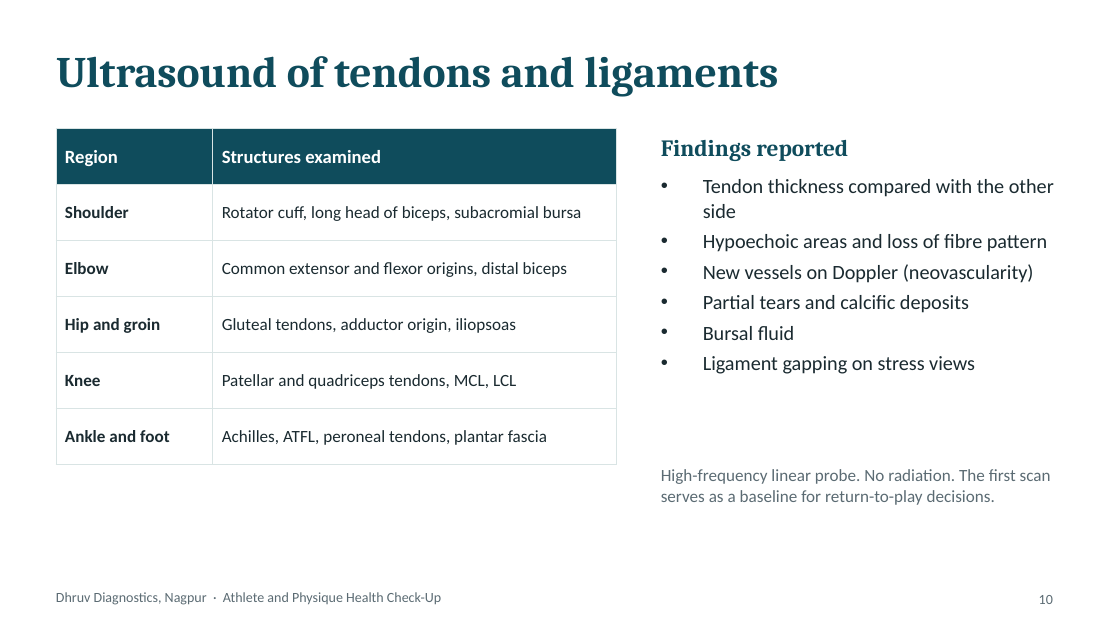
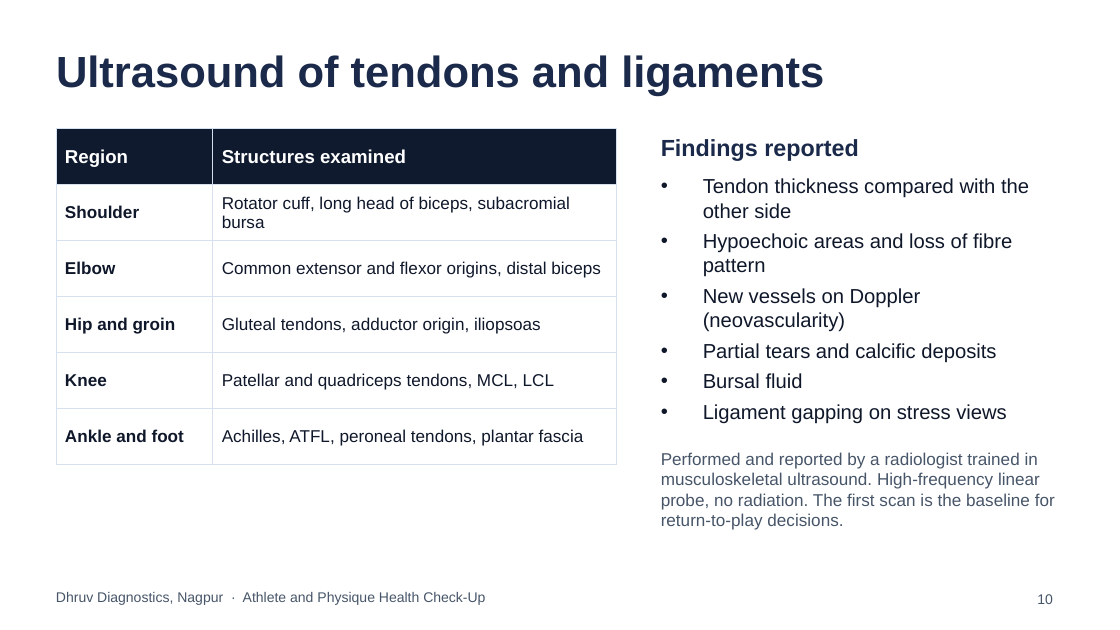
Before and after one commit to Ani6/BlisteringBlockchain, a slide deck: slide 10 of dhruv-athlete-healthcheck/Dhruv_Athlete_Physique_HealthCheck_Deck.pptx. Drawn at 1120x630 pixels with LibreOffice and Linux fonts; fonts in the diff are those of the drawing. Boxes give left, top, right and bottom in pixels: in the first picture for what was removed or moved away, otherwise in the second. Text is boxed around its words. In the diff, an @@ line names an element or a change of style, - is before the commit and + after.

```diff
--- a/dhruv-athlete-healthcheck/Dhruv_Athlete_Physique_HealthCheck_Deck.pptx
+++ b/dhruv-athlete-healthcheck/Dhruv_Athlete_Physique_HealthCheck_Deck.pptx
@@ title "Ultrasound of tendons and ligaments" at box(56, 55, 824, 96): font Cambria to Arial, text colour #0F4C5C to #1B2A4A @@
@@ table at box(56, 129, 616, 450) @@
@@ fill #0F4C5C to #0F1A2E in row 1 @@
@@ font Calibri to Arial, text colour #1A2A30 to #0F172A @@
@@ borders changed @@
@@ text "Findings reported" at box(661, 139, 859, 161): font Cambria to Arial, text colour #0F4C5C to #1B2A4A @@
@@ text "Tendon thickness compared with the ..." at box(703, 178, 1029, 424): font Calibri to Arial, text colour #1A2A30 to #0F172A @@
@@ text at box(661, 452, 1055, 530): text changed; font Calibri to Arial; text colour #5B6B73 to #475569 @@
-High-frequency linear probe. No radiation. The first scan serves as a baseline for return-to-play decisions.
+Performed and reported by a radiologist trained in musculoskeletal ultrasound. High-frequency linear probe, no radiation. The first scan is the baseline for return-to-play decisions.
@@ text "Dhruv Diagnostics, Nagpur · Athlete ..." at box(56, 592, 485, 605): font Calibri to Arial, text colour #5B6B73 to #475569 @@
@@ page number at box(1037, 594, 1053, 604): font Calibri to Arial, text colour #5B6B73 to #475569 @@
```
Also in this commit, not shown: 14 other slides changed, 1 slide added, 1 slide removed, 18 other files.
